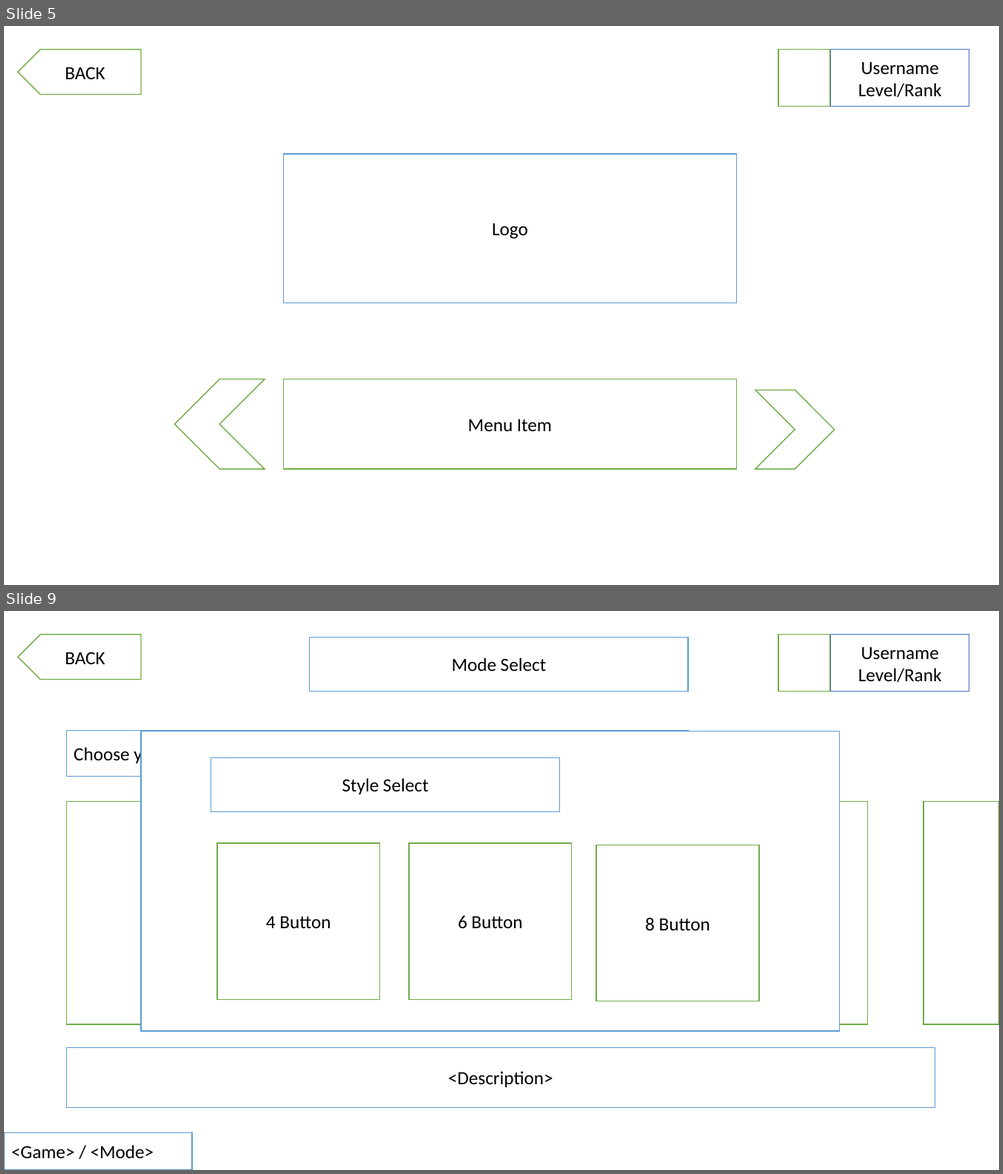
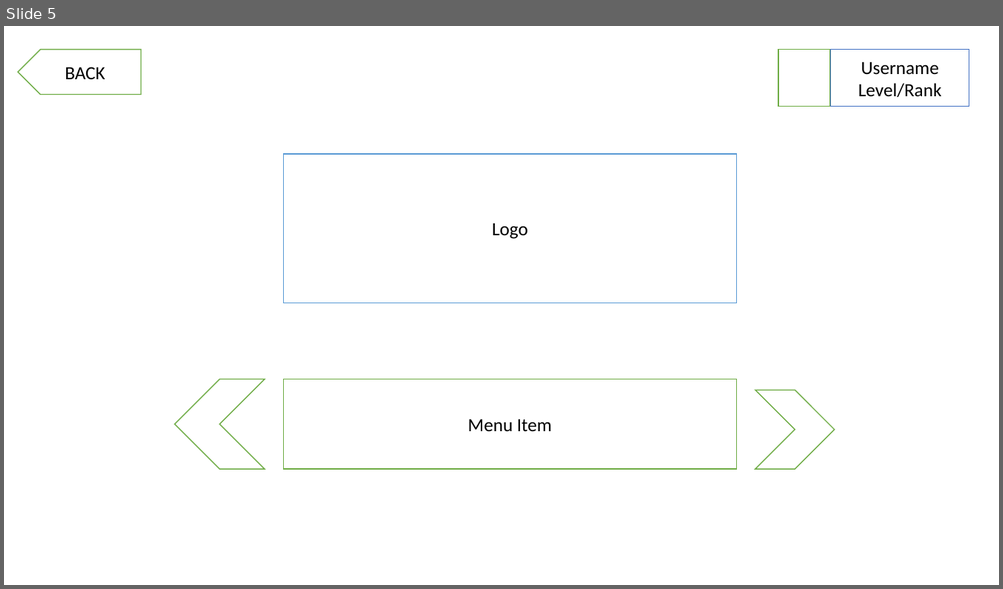
Before and after one commit to OliverMontor/beats2, a slide deck: beats2/Docs/Beats2 - Design Spec.pptx. Shown one above the other, each under a label of ours: slides 5 and 9 before the commit, slide 5 after it; the slides between them are not shown. The pictures are 1003x1174 and 1003x589 pixels, drawn with LibreOffice and Linux fonts; fonts in the diff are those of the drawing. Boxes give left, top, right and bottom in pixels: in the first picture for what was removed or moved away, otherwise in the second. Text is boxed around its words. In the diff, an @@ line names an element or a change of style, - is before the commit and + after.

```diff
--- a/beats2/Docs/Beats2 - Design Spec.pptx
+++ b/beats2/Docs/Beats2 - Design Spec.pptx
@@ slide 9 removed at (4,611,999,1170), background #FFFFFF @@
@@ pentagon arrow removed at (18,634,142,679) @@
-BACK
@@ rectangle removed at (309,637,688,692) @@
-Mode Select
@@ rectangle removed at (779,634,830,691) @@
@@ rectangle removed at (831,634,970,691) @@
-Username
-Level/Rank
@@ rectangle removed at (67,730,688,777) @@
-Choose your playstyle and difficulty level
@@ rectangle removed at (142,731,839,1031) @@
@@ rectangle removed at (210,758,560,812) @@
-Style Select
@@ rectangle removed at (67,801,296,1025) @@
@@ rectangle removed at (637,801,868,1025) @@
-Knit
@@ rectangle removed at (923,801,999,1025) @@
@@ rectangle removed at (217,844,380,999) @@
-4 Button
@@ rectangle removed at (409,844,572,999) @@
-6 Button
@@ rectangle removed at (597,846,759,1001) @@
-8 Button
@@ rectangle removed at (67,1048,935,1109) @@
-<Description>
@@ rectangle removed at (4,1133,192,1170) @@
-<Game> / <Mode>
```
Also in this commit, not shown: 18 slides changed, 5 other slides removed, 7 other files.
